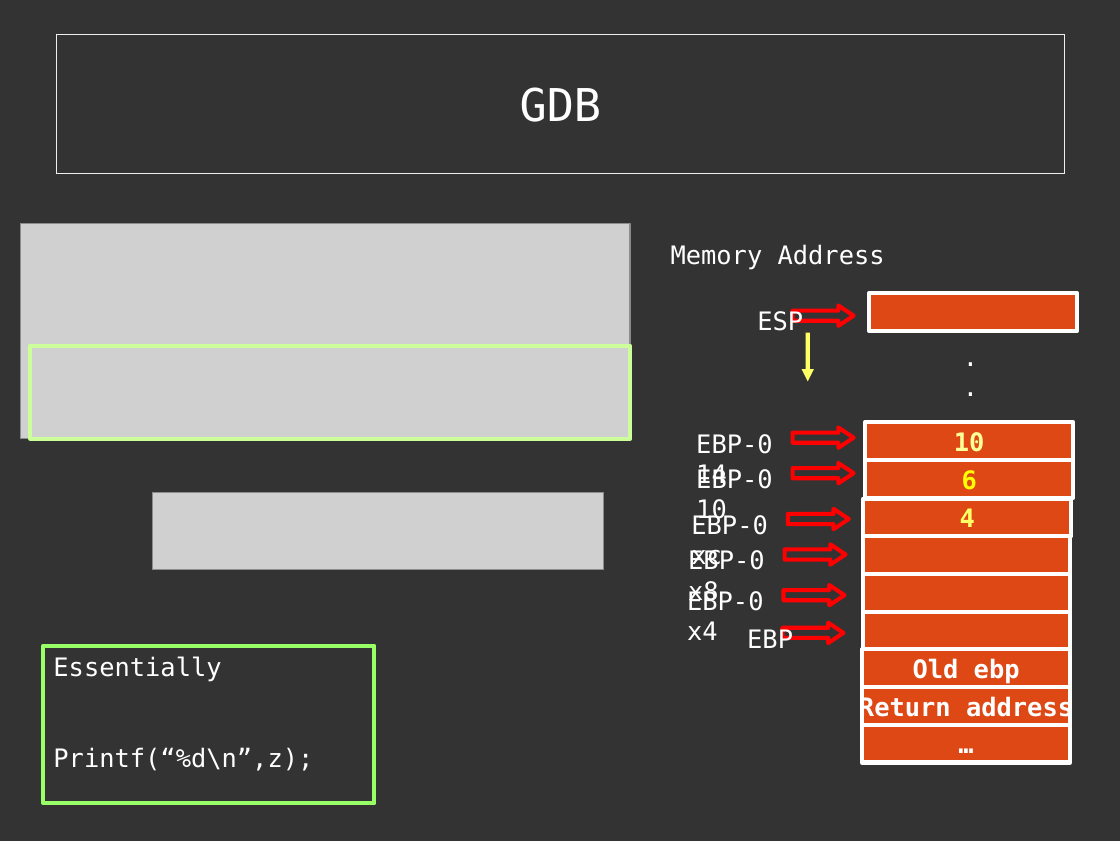
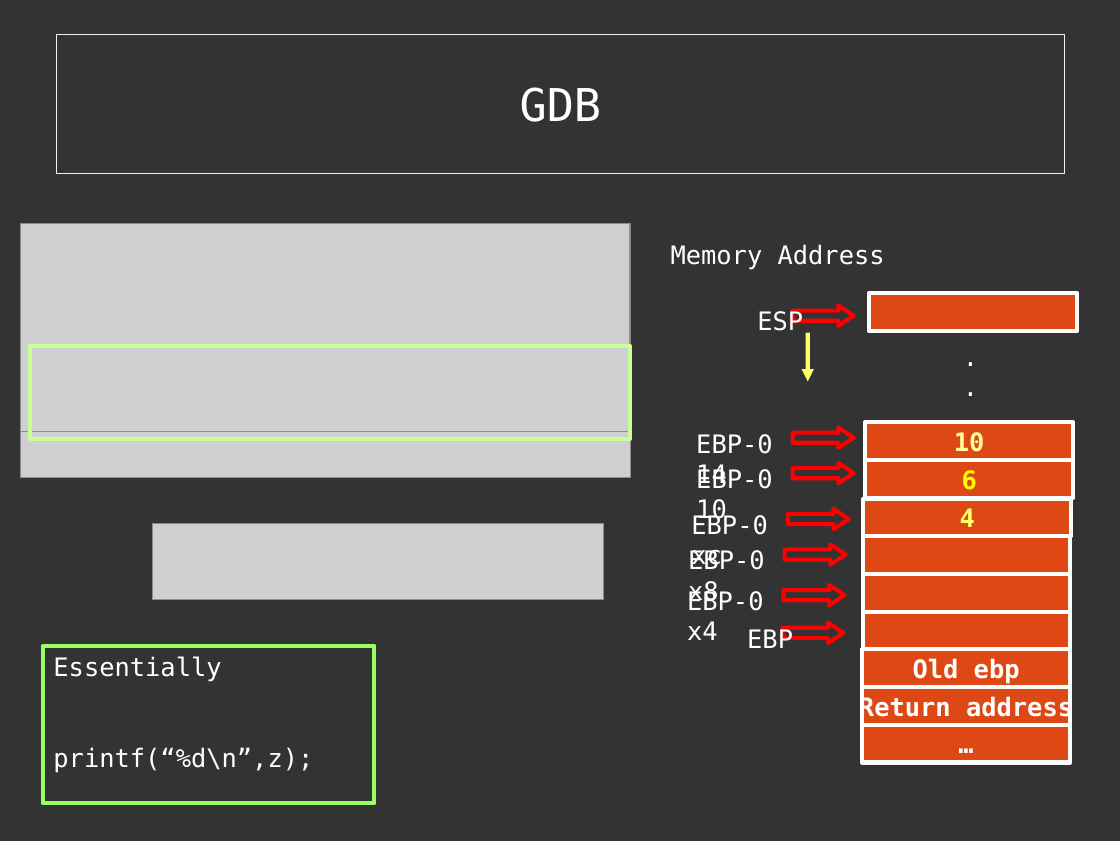
Before and after one commit to cExplr/Reversing_Basics, a slide deck: slide 63 of reversingBasics.odp. Drawn at 1120x841 pixels with LibreOffice and Linux fonts; fonts in the diff are those of the drawing; grey boxes stand for pictures. Boxes give left, top, right and bottom in pixels: in the first picture for what was removed or moved away, otherwise in the second. Text is boxed around its words. In the diff, an @@ line names an element or a change of style, - is before the commit and + after.

```diff
--- a/reversingBasics.odp
+++ b/reversingBasics.odp
@@ picture added at [20,431,630,478] @@
@@ picture: place and size @@
-picture at [152,493,604,569]
+picture at [152,523,604,600]
@@ text in rectangle at [53,747,313,773]: text changed @@
-Printf(“%d\n”,z);
+printf(“%d\n”,z);
```
Also in this commit, not shown: 5 other slides changed, 18 slides added, 1 slide removed, 13 other files.
